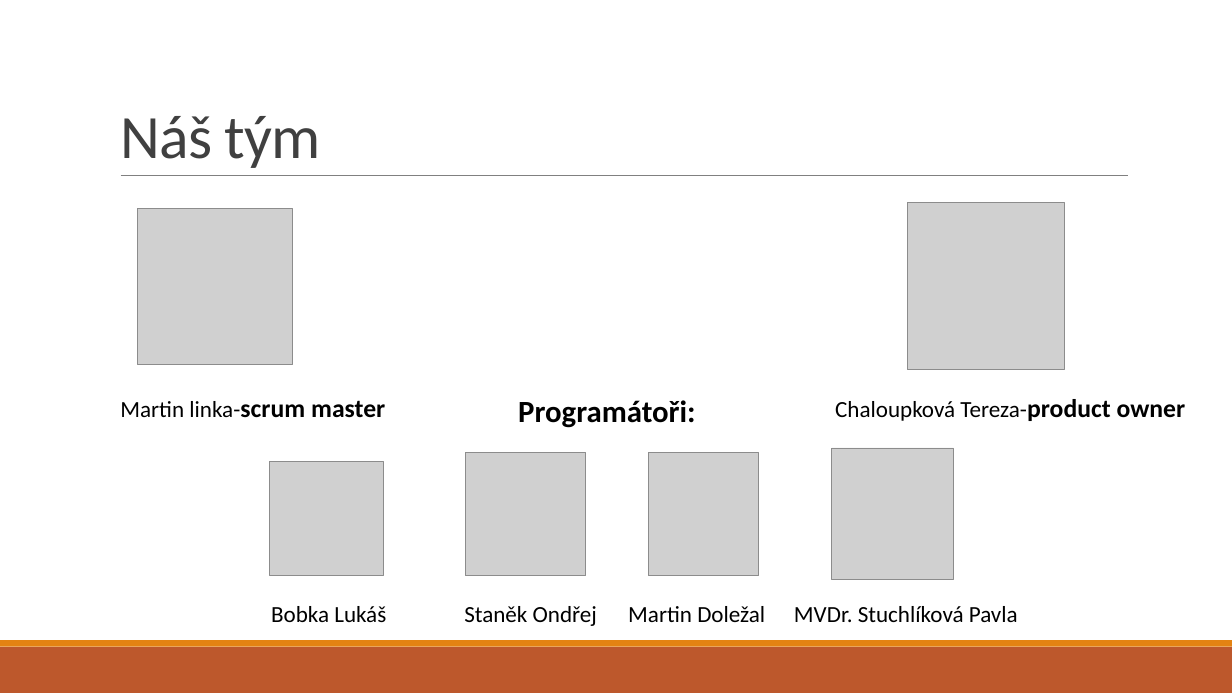
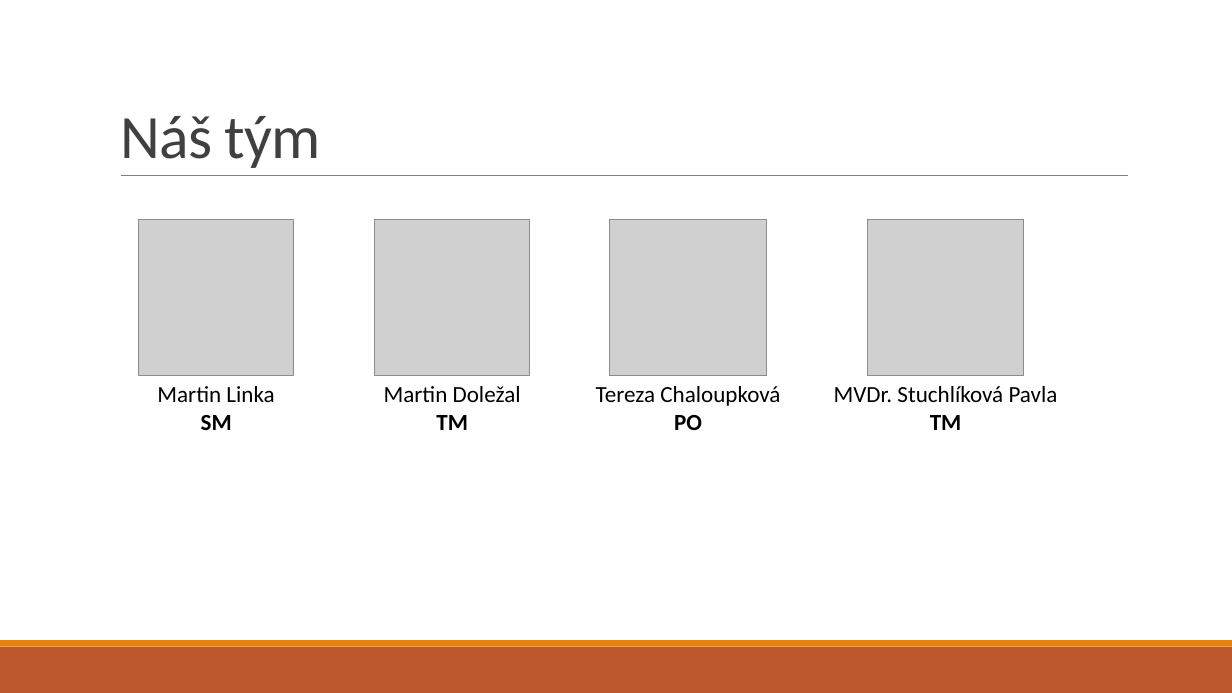
Before and after one commit to marlingocze/plutorsp, a slide deck: slide 3 of dokumenty/prezentace_rsp1.pptx. Drawn at 1232x693 pixels with LibreOffice and Linux fonts; fonts in the diff are those of the drawing; grey boxes stand for pictures. Boxes give left, top, right and bottom in pixels: in the first picture for what was removed or moved away, otherwise in the second. Text is boxed around its words. In the diff, an @@ line names an element or a change of style, - is before the commit and + after.

```diff
--- a/dokumenty/prezentace_rsp1.pptx
+++ b/dokumenty/prezentace_rsp1.pptx
@@ picture: place and size @@
-picture at (138,209,293,364)
+picture at (139,220,294,375)
@@ picture: place and size @@
-picture at (465,453,586,577)
+picture at (374,220,530,375)
@@ picture added at (610,220,766,375) @@
@@ picture: place and size @@
-picture at (908,202,1064,370)
+picture at (868,220,1024,375)
@@ text at (157,386,274,430): text changed @@
-Martin linka-scrum master
+Martin Linka
+SM
@@ text at (384,386,521,430): text changed @@
-Martin Doležal
+Martin Doležal
+TM
@@ text at (596,386,780,430): text changed @@
-Chaloupková Tereza-product owner
+Tereza Chaloupková
+PO
@@ text at (834,386,1058,430): text changed @@
-MVDr. Stuchlíková Pavla
+MVDr. Stuchlíková Pavla TM
@@ text removed at (518,400,695,428) @@
-Programátoři:
@@ picture removed at (832,448,954,579) @@
@@ picture removed at (270,462,384,576) @@
@@ picture removed at (649,453,760,577) @@
@@ text removed at (271,606,386,622) @@
-Bobka Lukáš
@@ text removed at (464,606,597,626) @@
-Staněk Ondřej
```
Also in this commit, not shown: 3 other slides changed, 4 slides added, 3 other files.
